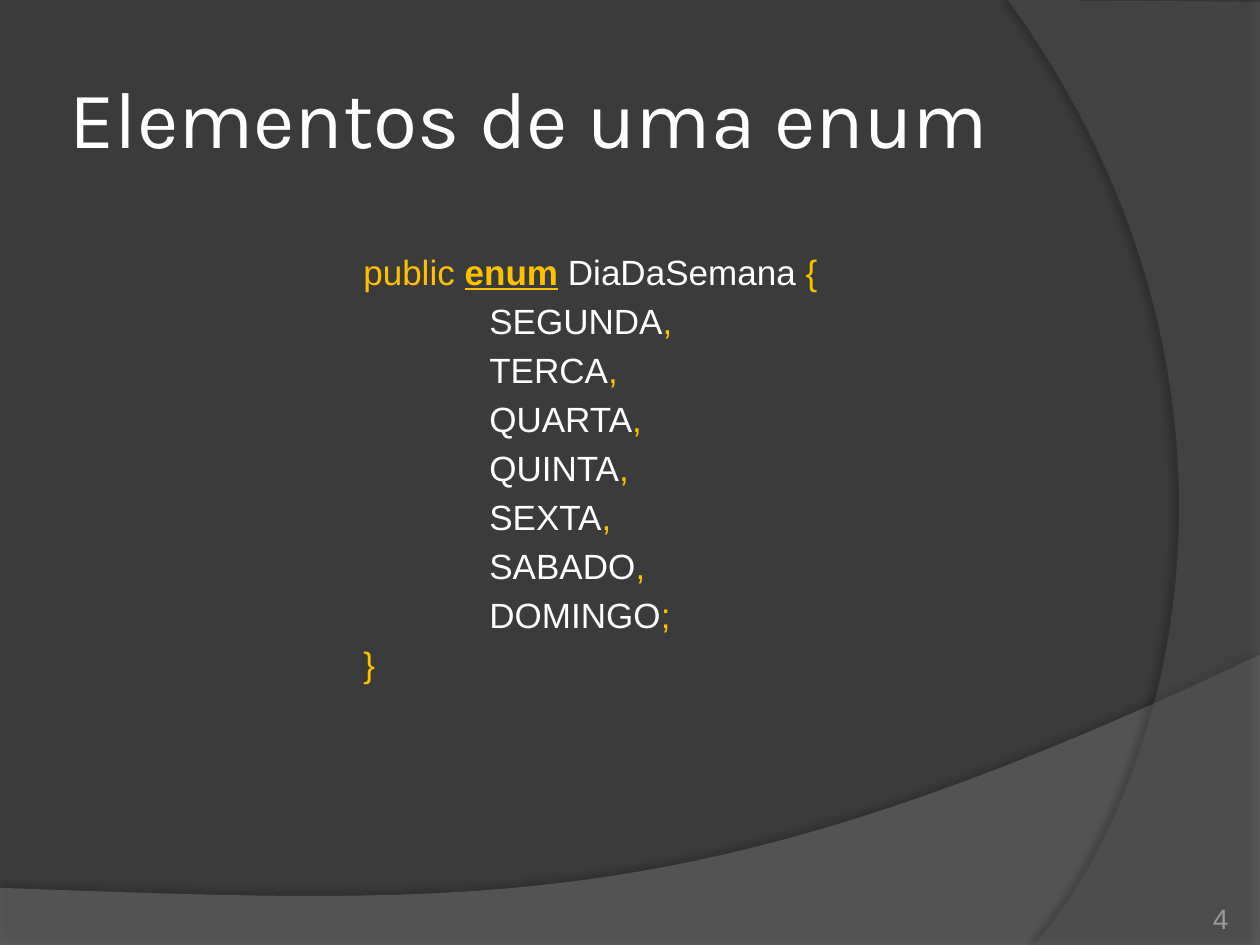
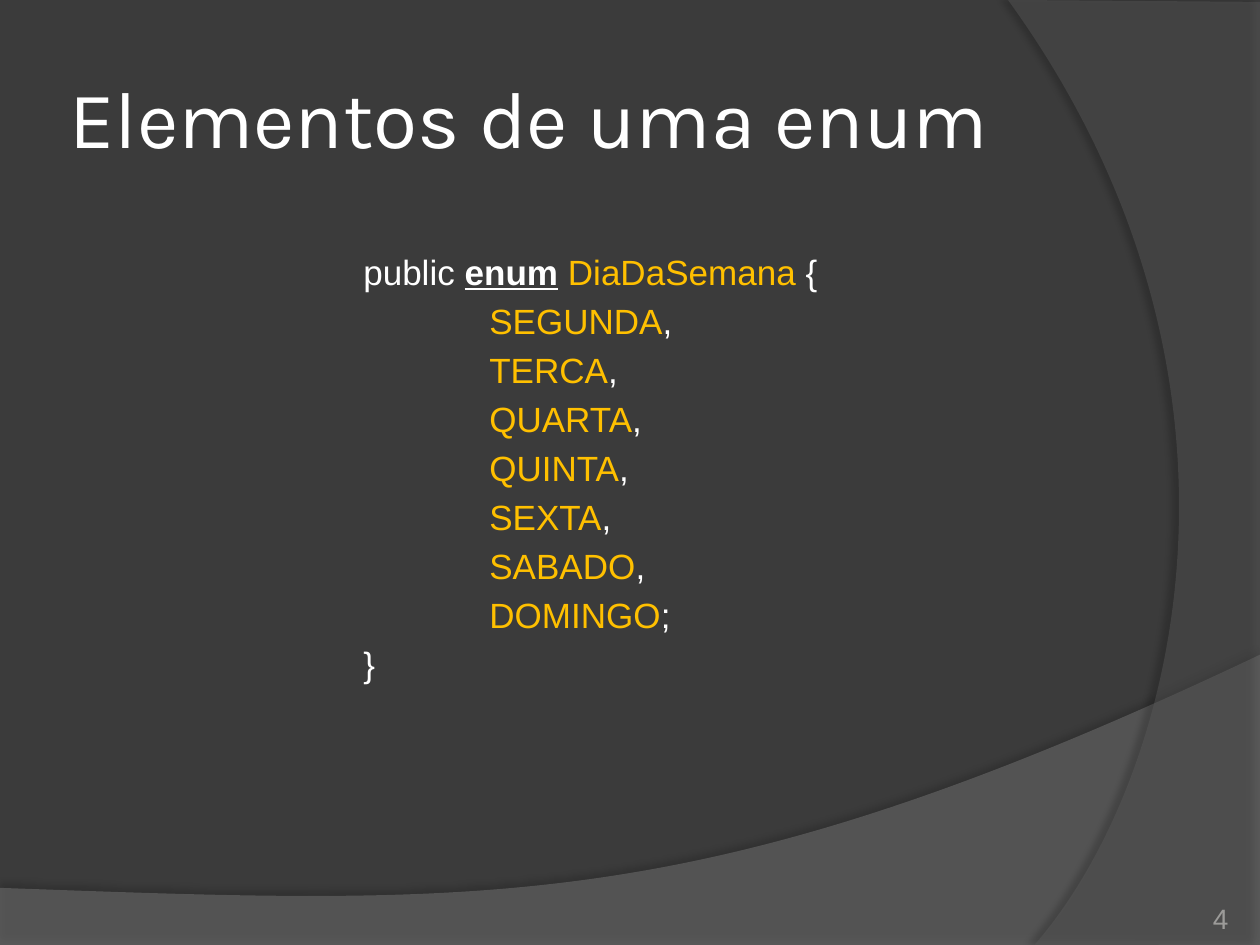
Before and after one commit to duchesqui/slzvieira-training, a slide deck: slide 4 of trunk/2-Java-Programmer-Modulo-II/04.Capitulo01.pptx. Drawn at 1260x945 pixels with LibreOffice and Linux fonts; fonts in the diff are those of the drawing. Boxes give left, top, right and bottom in pixels: in the first picture for what was removed or moved away, otherwise in the second. Text is boxed around its words. In the diff, an @@ line names an element or a change of style, - is before the commit and + after.

```diff
--- a/trunk/2-Java-Programmer-Modulo-II/04.Capitulo01.pptx
+++ b/trunk/2-Java-Programmer-Modulo-II/04.Capitulo01.pptx
@@ text "public enum DiaDaSemana {" at [363, 259, 796, 633]: text colour #FFC000 to #FFFFFF in "public enum {", "SEGUNDA,", "TERCA,", "QUARTA," and 5 more places; text colour #FFFFFF to #FFC000 in "DiaDaSemana", "SEGUNDA,", "TERCA,", "QUARTA," and 4 more places @@
```
Also in this commit, not shown: 6 other slides changed, 11 other files.
